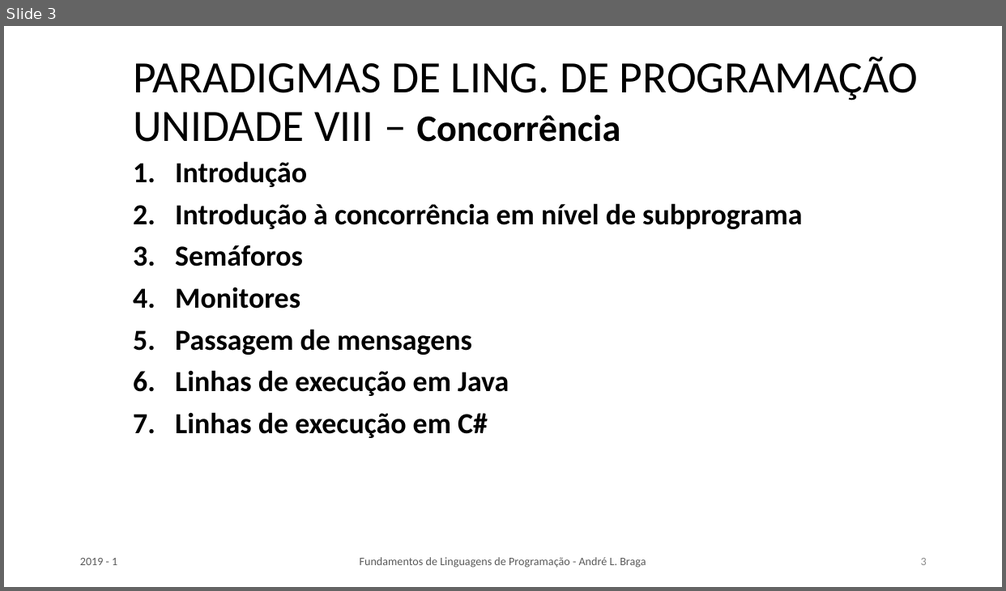
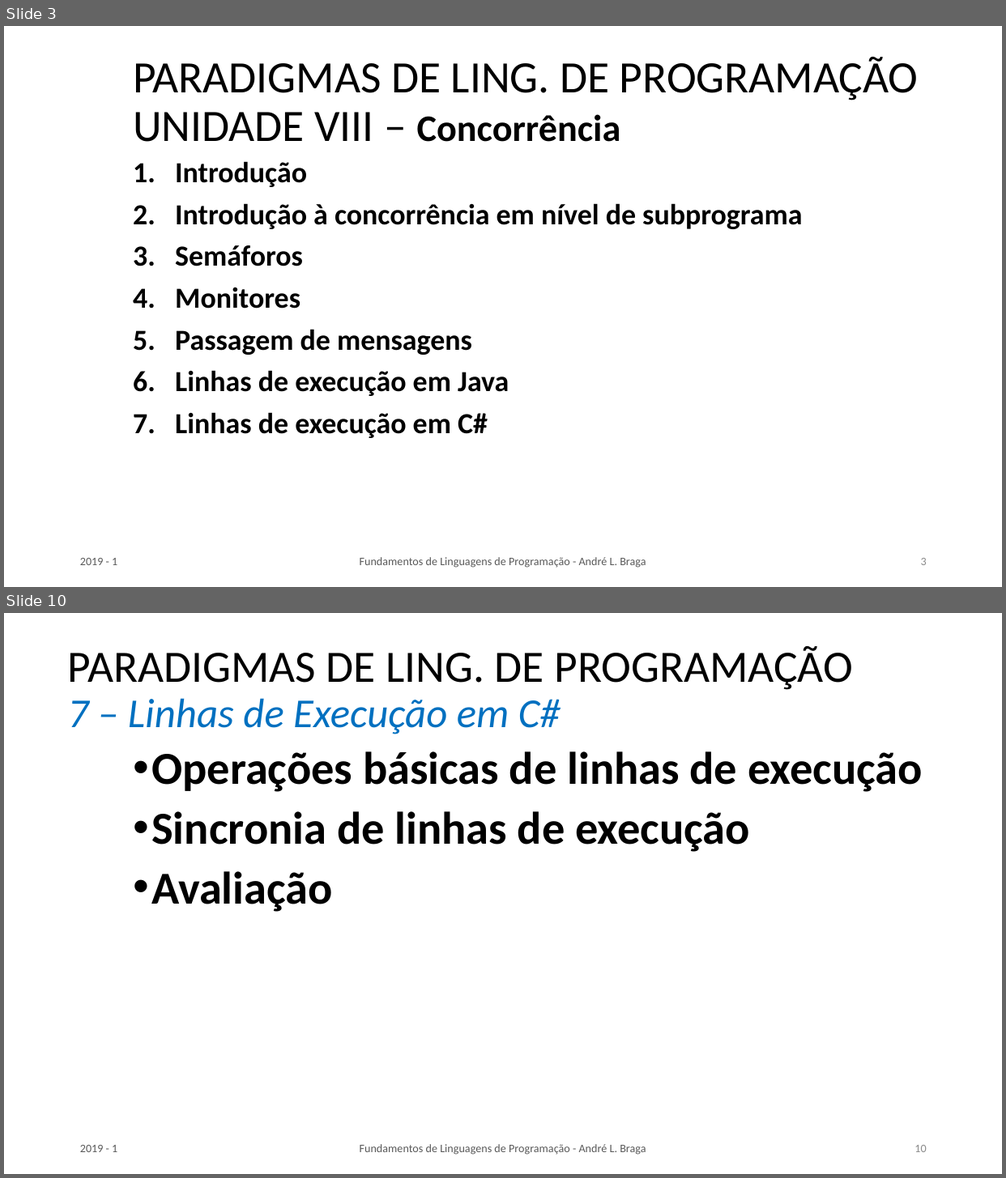
Before and after one commit to LeoCaronezi/CURSOS, a slide deck: CCT0686_PARADIGMAS_DE_LINGUAGENS_DE_PROGRAMACAO/CCT0656_PARADIGMAS_L_PROGI_Aula_07 - PA13_PA14.pptx. Shown one above the other, each under a label of ours: slide 3 before the commit, slides 3 and 10 after it; the slides between them are not shown. The pictures are 1006x591 and 1006x1178 pixels, drawn with LibreOffice and Linux fonts; fonts in the diff are those of the drawing. Boxes give left, top, right and bottom in pixels: in the first picture for what was removed or moved away, otherwise in the second. Text is boxed around its words. In the diff, an @@ line names an element or a change of style, - is before the commit and + after.

```diff
--- a/CCT0686_PARADIGMAS_DE_LINGUAGENS_DE_PROGRAMACAO/CCT0656_PARADIGMAS_L_PROGI_Aula_07 - PA13_PA14.pptx
+++ b/CCT0686_PARADIGMAS_DE_LINGUAGENS_DE_PROGRAMACAO/CCT0656_PARADIGMAS_L_PROGI_Aula_07 - PA13_PA14.pptx
@@ slide 10 added at box(4, 613, 1002, 1174), background #FFFFFF @@
@@ title added at box(68, 646, 854, 735), 43.2 pt, text #000000 @@
+PARADIGMAS DE LING. DE PROGRAMAÇÃO
+7 – Linhas de Execução em C#
@@ text added at box(151, 752, 923, 912), 44 pt, text #000000, bold @@
+• Operações básicas de linhas de execução
+• Sincronia de linhas de execução
+• Avaliação
@@ text added at box(80, 1145, 117, 1152), 11 pt, text #595959 @@
+2019 - 1
@@ text added at box(360, 1144, 646, 1155), 11 pt, text #595959 @@
+Fundamentos de Linguagens de Programação - André L. Braga
@@ page number added at box(914, 1145, 926, 1152), 11 pt, text #8C8C8C @@
+10
```
Also in this commit, not shown: 6 other slides added, 7 other files.
